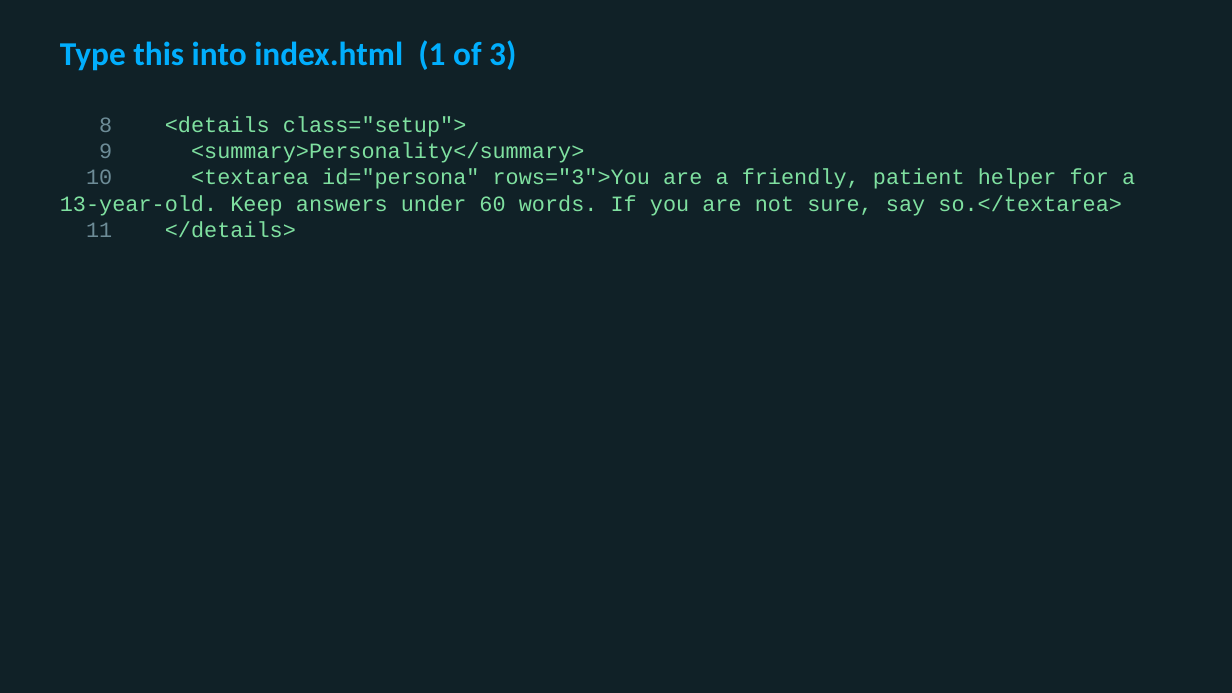
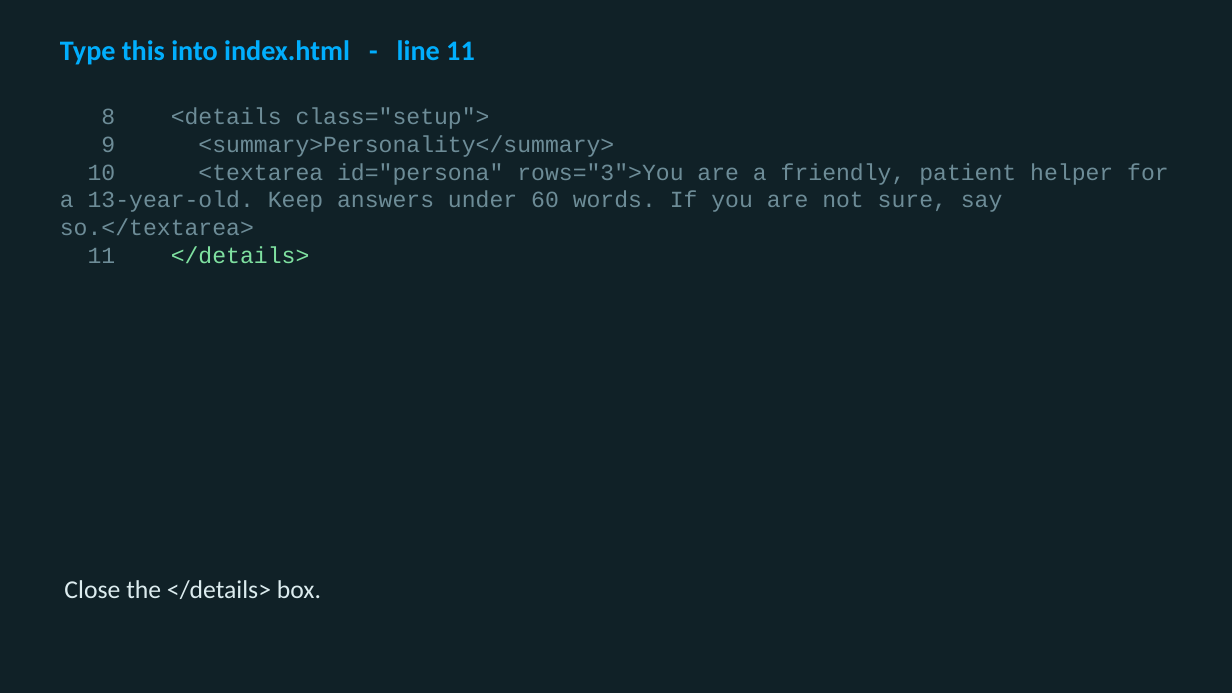
Before and after one commit to utgapps/utgapps.github.io, a slide deck: slide 12 of ai101/slides/week-06.pptx (slide 9 before the commit). Drawn at 1232x693 pixels with LibreOffice and Linux fonts; fonts in the diff are those of the drawing. Boxes give left, top, right and bottom in pixels: in the first picture for what was removed or moved away, otherwise in the second. Text is boxed around its words. In the diff, an @@ line names an element or a change of style, - is before the commit and + after.

```diff
--- a/ai101/slides/week-06.pptx
+++ b/ai101/slides/week-06.pptx
@@ text at (60,40,475,65): text changed; size 26 to 22 pt @@
-Type this into index.html (1 of 3)
+Type this into index.html - line 11
@@ text "8 <details class="setup">": place and size @@
-text "8 <details class="setup">" at (60,116,1135,238)
+text "8 <details class="setup">" at (60,107,1169,264)
@@ text "8 <details class="setup">" at (60,107,1169,264): size 17 to 18 pt, text colour #7FE0A0 to #6D8C97 @@
@@ text added at (64,580,321,599), 20 pt, text #DCECEF @@
+Close the </details> box.
```
Also in this commit, not shown: 3 other slides changed, 22 slides added, 1 slide removed, 19 other files.
